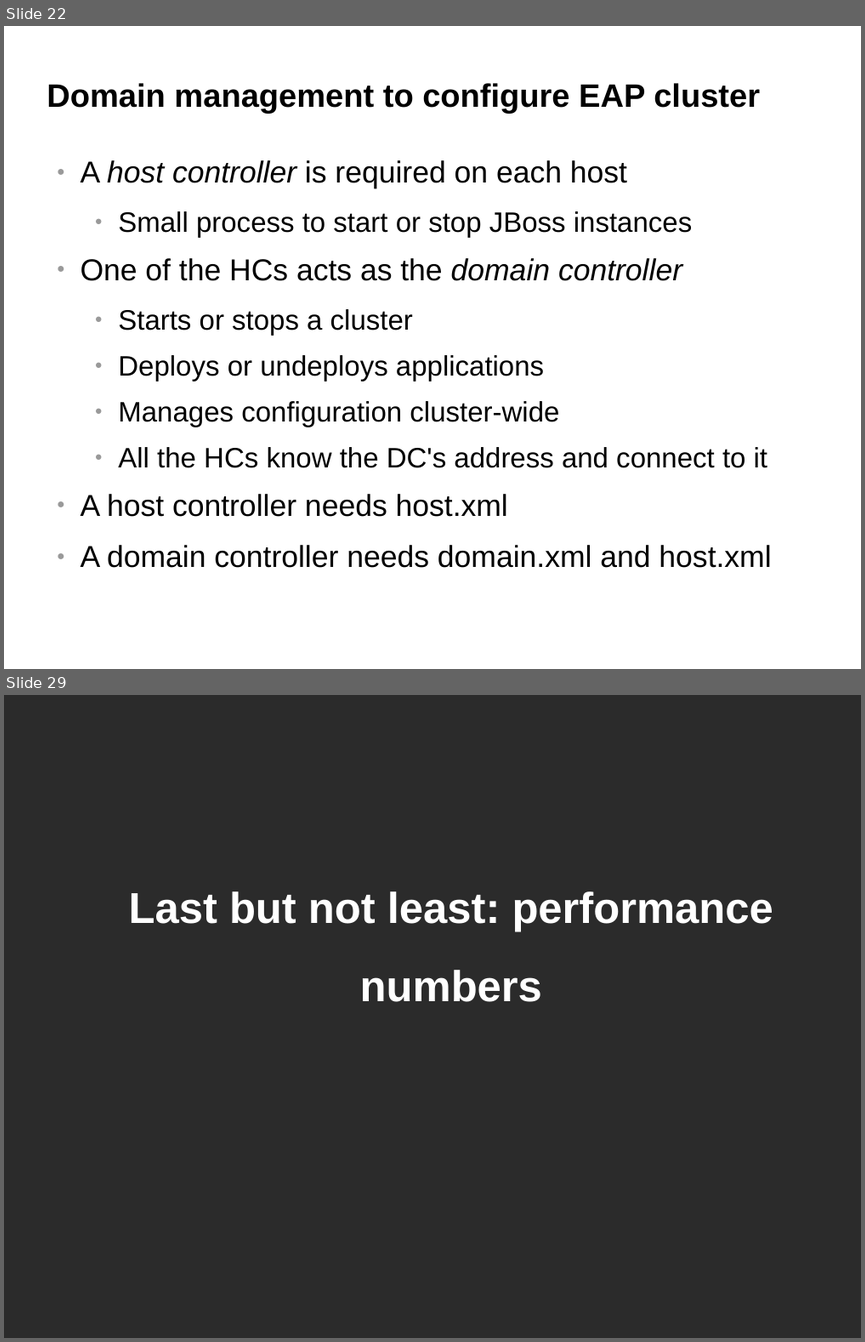
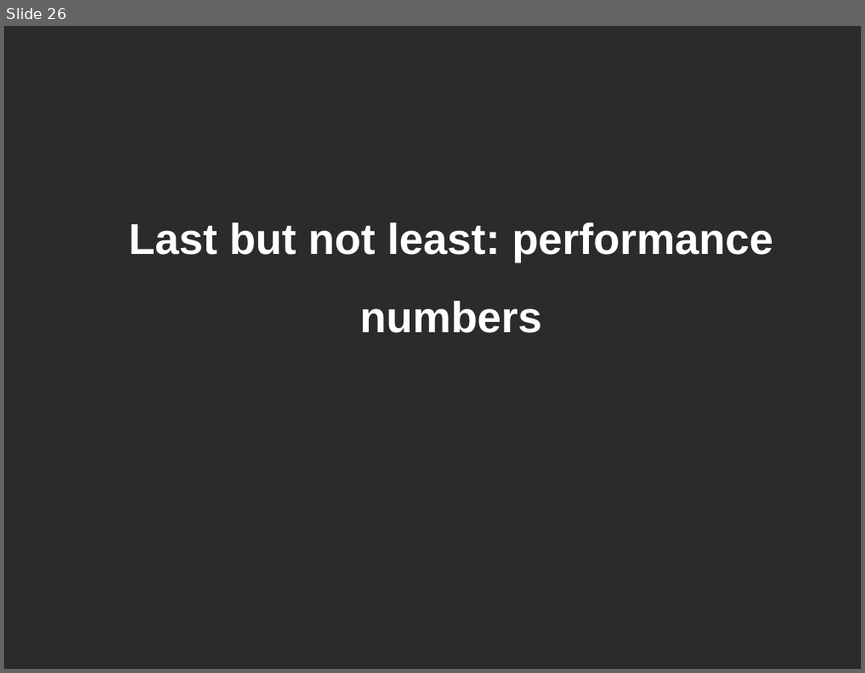
Before and after one commit to belaban/SessionPerf, a slide deck: docs/jbw2012.odp. Shown one above the other, each under a label of ours: slides 22 and 29 before the commit, slide 26 after it; the slides between them are not shown. The pictures are 865x1342 and 865x673 pixels, drawn with LibreOffice and Linux fonts; fonts in the diff are those of the drawing; background and template pictures are left out; a plain dark background stands for a picture behind light text. Boxes give left, top, right and bottom in pixels: in the first picture for what was removed or moved away, otherwise in the second. Text is boxed around its words. In the diff, an @@ line names an element or a change of style, - is before the commit and + after.

```diff
--- a/docs/jbw2012.odp
+++ b/docs/jbw2012.odp
@@ slide 22 removed at [4, 26, 861, 669], background #FFFFFF @@
@@ title removed at [46, 83, 760, 114] @@
-Domain management to configure EAP cluster
@@ text removed at [80, 160, 771, 567] @@
-● A host controller is required on each host
-  ● Small process to start or stop JBoss instances
-● One of the HCs acts as the domain controller
-  ● Starts or stops a cluster
-  ● Deploys or undeploys applications
-  ● Manages configuration cluster-wide
-  ● All the HCs know the DC's address and connect to it
-● A host controller needs host.xml
-● A domain controller needs domain.xml and host.xml
@@ what was slide 29 is now slide 26 @@
```
Also in this commit, not shown: 4 slides changed, 2 slides added, 4 other slides removed, 1 other file.
